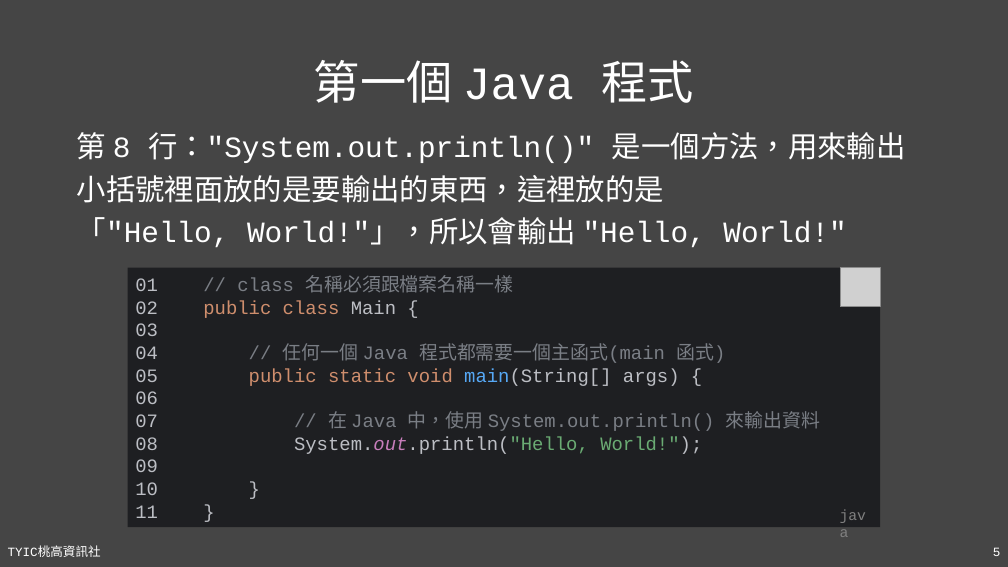
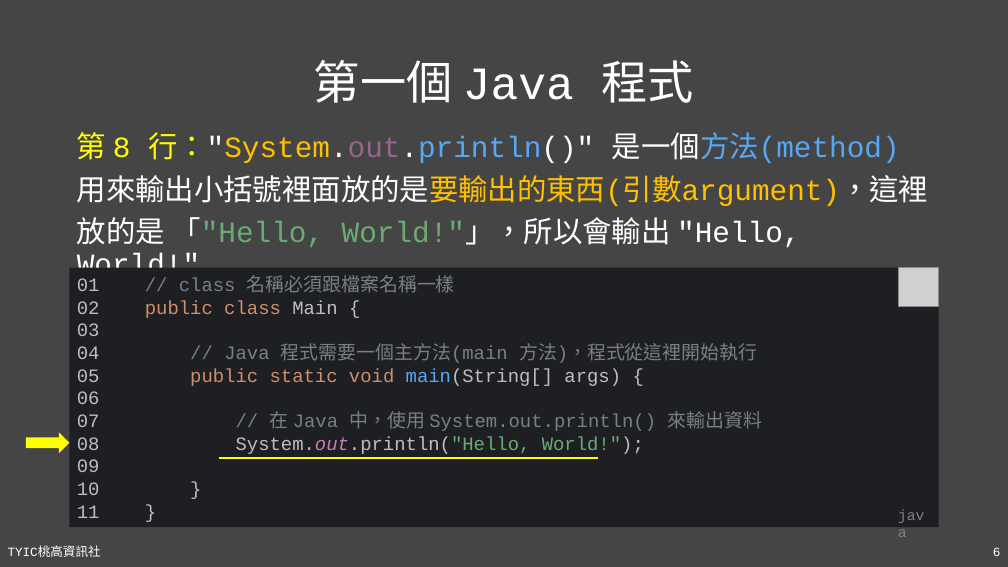
Before and after one commit to TYSHIC/slides, a slide deck: slide 6 of powerpoint/04_初探Java.pptx (slide 5 before the commit). Drawn at 1008x567 pixels with LibreOffice and Linux fonts; fonts in the diff are those of the drawing; grey boxes stand for pictures. Boxes give left, top, right and bottom in pixels: in the first picture for what was removed or moved away, otherwise in the second. Text is boxed around its words. In the diff, an @@ line names an element or a change of style, - is before the commit and + after.

```diff
--- a/powerpoint/04_初探Java.pptx
+++ b/powerpoint/04_初探Java.pptx
@@ text at <box>77,132,928,247</box>: text changed @@
-第 8 行："System.out.println()" 是一個方法，用來輸出
-小括號裡面放的是要輸出的東西，這裡放的是
-「"Hello, World!"」，所以會輸出 "Hello, World!"
+第 8 行："System.out.println()" 是一個方法(method)
+用來輸出小括號裡面放的是要輸出的東西(引數argument)，這裡
+放的是 「"Hello, World!"」，所以會輸出 "Hello, World!"
@@ rectangle "01 // class 名稱必須跟檔案名稱一樣 02 ...": place and size @@
-rectangle "01 // class 名稱必須跟檔案名稱一樣 02 ..." at <box>128,268,880,527</box>
+rectangle "01 // class 名稱必須跟檔案名稱一樣 02 ..." at <box>70,268,939,527</box>
@@ picture: place and size @@
-picture at <box>840,268,880,307</box>
+picture at <box>899,268,939,307</box>
@@ text in rectangle at <box>77,275,761,454</box>: text changed @@
-01 // class 名稱必須跟檔案名稱一樣
-02 public class Main {
-03
-04 // 任何一個 Java 程式都需要一個主函式(main 函式)
-05 public static void main(String[] args) {
-06
-07 // 在 Java 中，使用 System.out.println() 來輸出資料
-08 System.out.println("Hello, World!");
-09
-10 }
-11 }
+01 // class 名稱必須跟檔案名稱一樣
+02 public class Main {
+03
+04 // Java 程式需要一個主方法(main 方法)，程式從這裡開始執行
+05 public static void main(String[] args) {
+06
+07 // 在 Java 中，使用 System.out.println() 來輸出資料
+08 System.out.println("Hello, World!");
+09
+10 }
+11 }
@@ right arrow added at <box>26,433,69,454</box>, fill #FFFF00 @@
@@ line added from (219, 458) to (598, 458), #FFFF00 1.5 pt @@
@@ text "java": place and size @@
-text "java" at <box>833,502,881,528</box>
+text "java" at <box>891,502,939,528</box>
```
Also in this commit, not shown: 3 other slides changed, 8 slides added, 4 other files.
